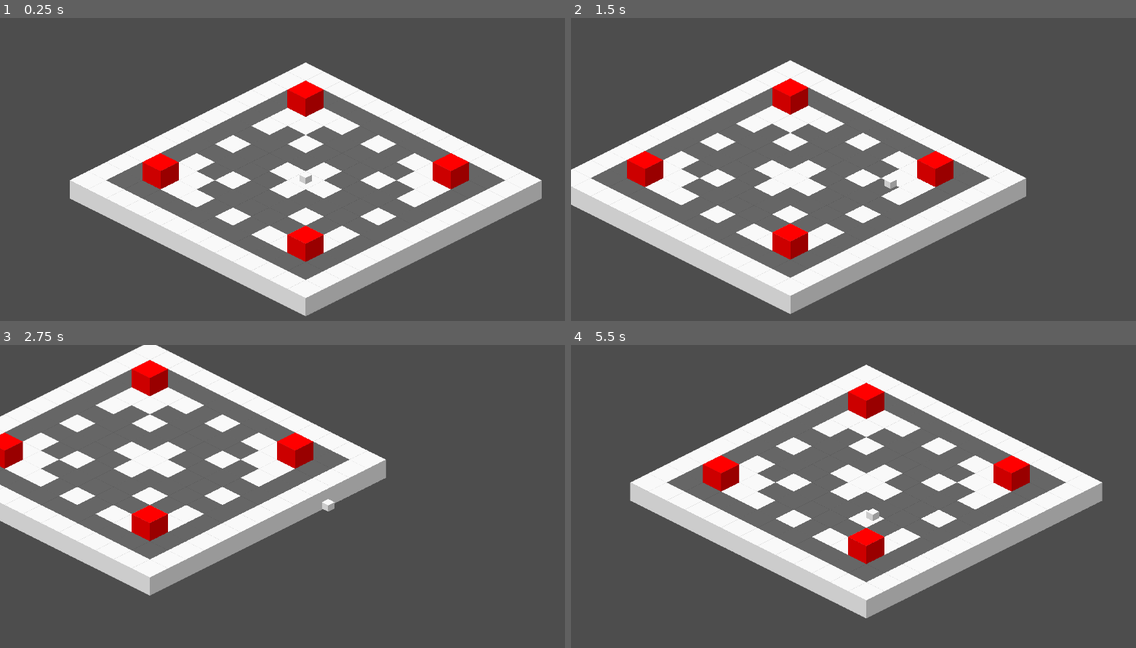
Above: before the commit, frames 1-4 (two rows, left to right).
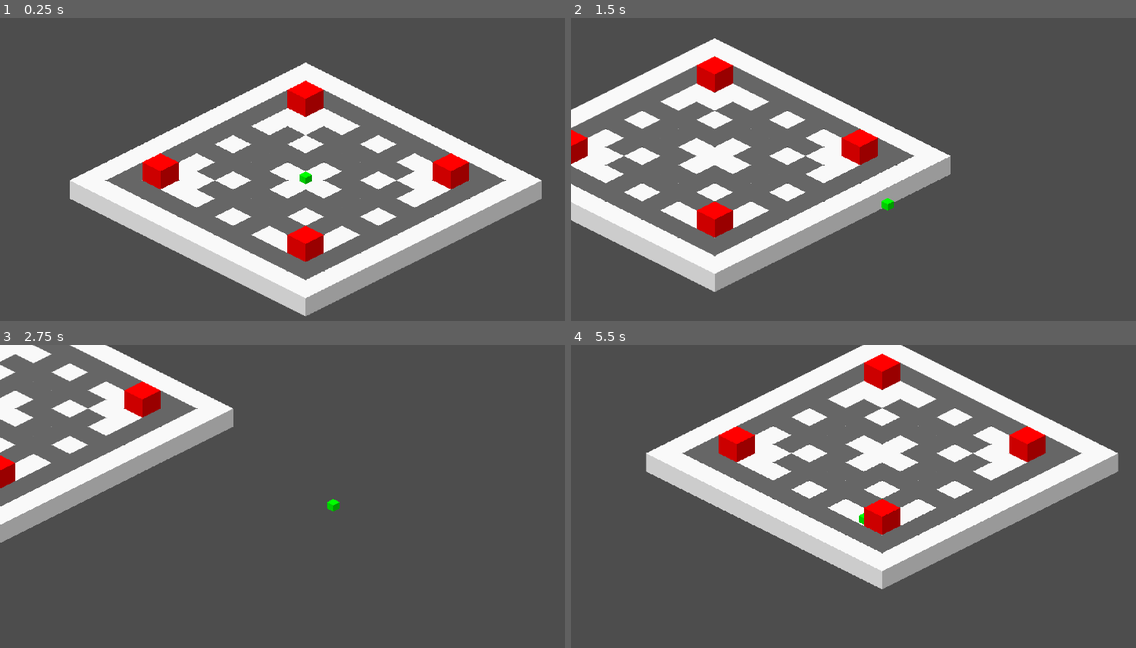
Above: after the commit, the same moments.

Repository: RexRoTheRacingCar/Game_Dev_Level_3
Game: Godot game, scene res://scenes/main/game.tscn
Two runs of this game, one before a commit and one after it. Both use one fixed random seed, a clock stepped at 60 frames per second and the inputs below.
Inputs:
- Up to frame 1 (0.25 s): no input
- Up to frame 2 (1.5 s): tap Enter at 0.5 s; hold D (right) 0.53-1.28 s; tap Space (dash, bound only after the commit) at 0.6, 1.35 s; hold S (down) from 1.28 s (still down)
- Up to frame 3 (2.75 s): release S (down) at 2.03 s; hold D (right) from 2.03 s (still down); tap Space (dash, bound only after the commit) at 2.1 s
- Up to frame 4 (5.5 s): release D (right) at 2.78 s; hold W (up) 2.78-3.53 s; tap Space (dash, bound only after the commit) every 0.75 s from 2.85 to 5.1 s; hold A (left) 3.53-5.03 s; hold S (down) from 5.03 s (still down)

The runs differ from the first frame. In frame 1, 0.9% of the frame differs, in the area x 12-96%, y 14-99%; in frame 2, 36%, in the area x 0-81%, y 6-98%; in frame 3, 33%; in frame 4, 36%.

Commit message:
Dashing & Textures
Added a basic play dash.
Fixed anti-aliasing on tile map textures.

Diff:
--- a/game_level_3/project.godot
+++ b/game_level_3/project.godot
@@ -48,8 +48,14 @@
 , Object(InputEventKey,"resource_local_to_scene":false,"resource_name":"","device":-1,"window_id":0,"alt_pressed":false …(186 unchanged characters)…
 ]
 }
+dash={
+"deadzone": 0.5,
+"events": [Object(InputEventKey,"resource_local_to_scene":false,"resource_name":"","device":-1,"window_id":0,"alt_pressed":false,"shift_pressed":false,"ctrl_pressed":false,"meta_pressed":false,"pressed":false,"keycode":0,"physical_keycode":32,"key_label":0,"unicode":32,"location":0,"echo":false,"script":null)
+, Object(InputEventKey,"resource_local_to_scene":false,"resource_name":"","device":-1,"window_id":0,"alt_pressed":false,"shift_pressed":false,"ctrl_pressed":false,"meta_pressed":false,"pressed":false,"keycode":0,"physical_keycode":81,"key_label":0,"unicode":113,"location":0,"echo":false,"script":null)
+]
+}
 
 [rendering]
 
-textures/canvas_textures/default_texture_filter=0
+textures/canvas_textures/default_texture_filter=3
 renderer/rendering_method="gl_compatibility"
--- a/game_level_3/scenes/main/player.tscn
+++ b/game_level_3/scenes/main/player.tscn
@@ -3,20 +3,28 @@
 [ext_resource type="Script" path="res://scripts/player.gd" id="1_wlkgh"]
 [ext_resource type="Texture2D" uid="uid://dhm06xn06v6rw" path="res://assets/iso_test.png" id="2_arape"]
 
-[sub_resource type="AtlasTexture" id="AtlasTexture_4oo0e"]
+[sub_resource type="AtlasTexture" id="AtlasTexture_rokkj"]
 atlas = ExtResource("2_arape")
-region = Rect2(0, 0, 120, 120)
+region = Rect2(120, 0, 120, 120)
 
-[node name="Player" type="CharacterBody2D"]
+[node name="Player" type="CharacterBody2D" node_paths=PackedStringArray("p_dash_timer")]
 y_sort_enabled = true
 collision_layer = 0
 script = ExtResource("1_wlkgh")
+p_dash_timer = NodePath("DashTimer")
+P_ACCEL = 6500
+P_FRICTION = 25000
+p_dash_delay = 0.4
+
+[node name="DashTimer" type="Timer" parent="."]
 
 [node name="PlaceholderSprite2D" type="Sprite2D" parent="."]
 position = Vector2(-1.20371e-35, 11)
 scale = Vector2(0.35, 0.35)
-texture = SubResource("AtlasTexture_4oo0e")
+texture = SubResource("AtlasTexture_rokkj")
 offset = Vector2(1.08991e-06, -31.4286)
 
-[node name="CollisionShape2D" type="CollisionPolygon2D" parent="."]
+[node name="CollisionPolygon2D" type="CollisionPolygon2D" parent="."]
 polygon = PackedVector2Array(-21, 10.5, 0, 0, 21, 10.5, 0, 21)
+
+[connection signal="timeout" from="DashTimer" to="." method="_on_dash_timer_timeout"]
--- a/game_level_3/scripts/player.gd
+++ b/game_level_3/scripts/player.gd
@@ -2,15 +2,27 @@
 extends CharacterBody2D
 class_name Player
 
+
+#Node variables
+@export_group("Nodes")
+@export var p_dash_timer : Timer
+
 #Movement variables
 @export_group("Customisable")
 @export var p_speed : float = 425
-const P_ACCEL : int = 3000
-const P_FRICTION : int = 20000
+@export var P_ACCEL : int = 3000
+@export var P_FRICTION : int = 20000
 var p_vel_prep : Vector2
+var p_dashing : bool = false
+
+#Misc variables
+@export var p_dash_delay : float = 0.9
+
 
 #---------------------------------------------------------------------------------------------------------------------------
 func _ready():
+	#Variable prep
+	p_dashing = false
 	p_vel_prep = Vector2.ZERO
 	velocity = Vector2.ZERO
 
@@ -18,10 +30,16 @@
 #THE MAIN PHYSICS PROCESS
 #---------------------------------------------------------------------------------------------------------------------------
 func _physics_process(delta):
-	#Player Movement
+	#Player movement
 	var p_input = Input.get_vector("left", "right", "up", "down") #Get movement vector
 	player_movement(p_input, delta)
 
+	#Player roll
+	if Input.is_action_just_pressed("dash"):
+		player_dash(p_input)
+
+	#Apply motion
+	velocity = Vector2(p_vel_prep.x, p_vel_prep.y / 2)
 	var _error = move_and_slide()
 
 
@@ -36,4 +54,24 @@
 	else:
 		p_vel_prep = p_vel_prep.move_toward(Vector2(0,0), delta * P_FRICTION)
 
-	velocity = Vector2(p_vel_prep.x, p_vel_prep.y / 2)
+
+
+
+#Player Dash Function
+#---------------------------------------------------------------------------------------------------------------------------
+func player_dash(p_input):
+	if p_dashing == false and p_input:
+		p_dashing = true
+
+		p_vel_prep = p_input * 2200
+
+		p_dash_timer.start(p_dash_delay)
+
+
+#------------------------------SIGNAL FUNCTIONS------------------------------
+
+#Player Dash Timer
+#---------------------------------------------------------------------------------------------------------------------------
+func _on_dash_timer_timeout():
+	if p_dashing == true:
+		p_dashing = false
Binary file changed: game_level_3/assets/iso_test.png
